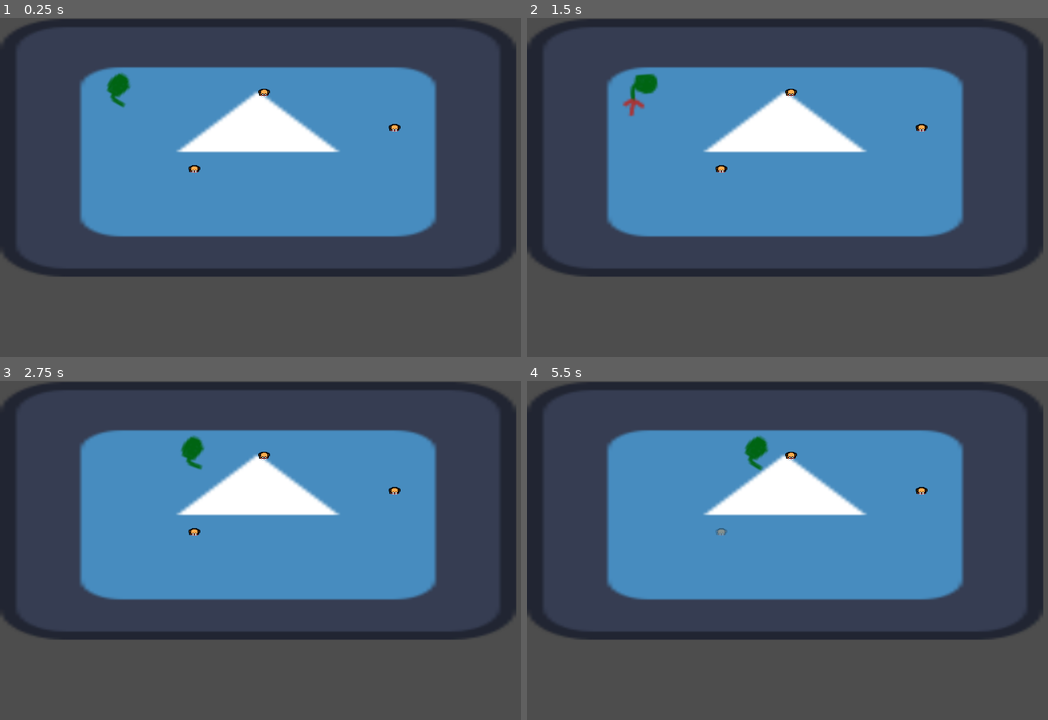
Above: before the commit, frames 1-4 (two rows, left to right).
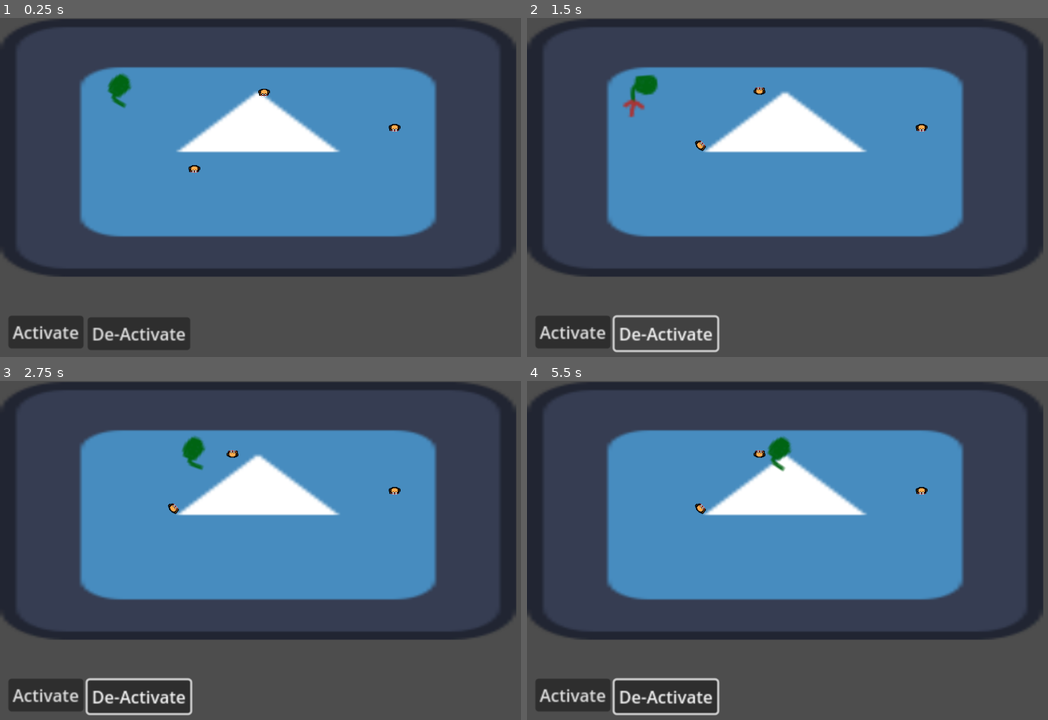
Above: after the commit, the same moments.

Repository: BobWizardLad/risk-it-for-the-biscuit
Game: Godot game, scene res://levels/rylan_debug_level.tscn
The game is run twice, just before and just after one commit, with the same random seed, the same clock (stepped at 60 frames per second) and the same inputs. The project has no main scene, so this scene is started directly. The engine's default icon, where the game draws it, is replaced by a stand-in: a white triangle on a blue panel in a dark square.
Inputs (mouse positions are in pixels of both pictures, inside the frame that each line leads up to):
- Up to frame 1 (0.25 s): no input
- Up to frame 2 (1.5 s): click (573, 333) at 0.5 s, where only the run after the commit has a clickable "Activate"; click (667, 333) at 1.25 s, where only the run after the commit has a clickable "De-Activate"
- Up to frame 3 (2.75 s): tap Enter at 2 s; move the mouse to (437, 533) at 2.02 s; press the mouse at (437, 533) at 2.03 s; hold Right (ui_right) from 2.03 s (still down)
- Up to frame 4 (5.5 s): move the mouse to (709, 567) at 2.77 s; release Right (ui_right) at 2.78 s; release the mouse at (709, 567) at 2.78 s; hold Down (ui_down) 2.78-3.53 s; click (709, 567) at 2.85 s; move the mouse to (891, 475) at 3.52 s; press the mouse at (891, 475) at 3.53 s; hold Right (ui_right) 3.53-4.28 s; move the mouse to (803, 621) at 4.27 s; release the mouse at (803, 621) at 4.28 s; hold Up (ui_up) 4.28-5.03 s; click (803, 621) at 4.35 s; move the mouse to (1011, 604) at 5.02 s; press the mouse at (1011, 604) at 5.03 s; hold Left (ui_left) from 5.03 s (still down)

The runs differ from the first frame. In frame 1, 3.0% of the frame differs, in the area x 1-37%, y 16-98%; in frame 2, 2.3%; in frame 3, 3.5%; in frame 4, 3.9%, in the area x 1-52%, y 16-99%.

Commit message:
Enemies wait to be activated
When enemies get active they can kill you and when you die they get de-activated

Diff:
--- a/bake-hard/levels/rylan_debug_level.tscn
+++ b/bake-hard/levels/rylan_debug_level.tscn
@@ -1,10 +1,12 @@
-[gd_scene load_steps=4 format=3 uid="uid://dpnsb7bde5tb4"]
+[gd_scene load_steps=5 format=3 uid="uid://dpnsb7bde5tb4"]
 
 [ext_resource type="Texture2D" uid="uid://cbuos31cbkaml" path="res://icon.svg" id="1_4jvqc"]
 [ext_resource type="PackedScene" uid="uid://bh0jp6fnt0a3j" path="res://scenes/player.tscn" id="1_cnk1d"]
+[ext_resource type="Script" uid="uid://c6k1i4k44yme3" path="res://scripts/level_control.gd" id="1_ref54"]
 [ext_resource type="PackedScene" uid="uid://dncudyxv0p3em" path="res://scenes/enemy.tscn" id="3_6elvi"]
 
 [node name="RylanDebugLevel" type="Node2D"]
+script = ExtResource("1_ref54")
 
 [node name="Sprite2D" type="Sprite2D" parent="."]
 position = Vector2(488.5, 246)
@@ -22,3 +24,32 @@
 
 [node name="Enemy3" parent="." instance=ExtResource("3_6elvi")]
 position = Vector2(368, 286)
+
+[node name="YouDied" type="RichTextLabel" parent="."]
+visible = false
+offset_left = 206.0
+offset_top = 174.0
+offset_right = 281.0
+offset_bottom = 199.0
+scale = Vector2(10, 10)
+text = "You Died"
+
+[node name="Activate" type="Button" parent="."]
+offset_left = 16.0
+offset_top = 564.0
+offset_right = 87.0
+offset_bottom = 595.0
+scale = Vector2(2, 2)
+text = "Activate"
+
+[node name="De-Activate" type="Button" parent="."]
+offset_left = 166.0
+offset_top = 567.0
+offset_right = 263.0
+offset_bottom = 598.0
+scale = Vector2(2, 2)
+text = "De-Activate"
+
+[connection signal="player_died" from="Player" to="." method="_on_player_player_died"]
+[connection signal="pressed" from="Activate" to="." method="_on_activate_pressed"]
+[connection signal="pressed" from="De-Activate" to="." method="_on_de_activate_pressed"]
--- a/bake-hard/scenes/enemy.gd
+++ b/bake-hard/scenes/enemy.gd
@@ -3,18 +3,55 @@
 
 @onready var sprite = $Sprites
 @onready var animationplayer = $AnimationPlayer
+@onready var vision = $Vision
 
 var is_dead = false
 
+@export var speed := 80
+
 func _ready() -> void:
-    pass
+	set_process(false)
+	# Subscribe to parent's signal
+	if get_parent().has_signal("activate_enemies"):
+		get_parent().connect("activate_enemies", _activate)
+
+	if get_parent().has_signal("de_activate_enemies"):
+		get_parent().connect("de_activate_enemies", _deactivate)
 
 func take_attack():
-    if !is_dead:
-        print_debug("Enemy took an attack")
+	if !is_dead and is_processing():
+		print_debug("Enemy took an attack")
 
-        # When hit by an attack, enemy will fall to a deactivated state
-        animationplayer.play("damage")
-        animationplayer.queue("death")
-        is_dead = true
-        set_process(false)
+		# When hit by an attack, enemy will fall to a deactivated state
+		animationplayer.play("damage")
+		animationplayer.queue("death")
+		is_dead = true
+		set_process(false)
+
+func _process(delta: float) -> void:
+	if is_dead:
+		return
+
+	# Check if the player is in the enemy's vision
+	var overlapping_bodies = vision.get_overlapping_bodies()
+	for body in overlapping_bodies:
+		if body is Player:
+			# Face the player
+			look_at(body.global_position)
+			# Walk towards the player
+			var direction = (body.global_position - global_position).normalized()
+			velocity = direction * speed
+			move_and_slide()
+
+			var collision = get_last_slide_collision()
+			if collision and collision.get_collider() is Player:
+				collision.get_collider().take_attack()
+			pass
+
+func _activate() -> void:
+	print("Activating enemy")
+	set_process(true)
+
+func _deactivate() -> void:
+	print("Deactivating enemy")
+	set_process(false)
--- a/bake-hard/scenes/enemy.tscn
+++ b/bake-hard/scenes/enemy.tscn
@@ -1,11 +1,11 @@
-[gd_scene load_steps=9 format=3 uid="uid://dncudyxv0p3em"]
+[gd_scene load_steps=10 format=3 uid="uid://dncudyxv0p3em"]
 
 [ext_resource type="Script" uid="uid://bg7c74o1osn77" path="res://scenes/enemy.gd" id="1_4ra3w"]
 [ext_resource type="Texture2D" uid="uid://36dbrrcedbuo" path="res://assets/3.png" id="1_md0e3"]
 [ext_resource type="Texture2D" uid="uid://douy86kmrvrmg" path="res://assets/12.png" id="2_4ra3w"]
 
-[sub_resource type="CapsuleShape2D" id="CapsuleShape2D_5uy6h"]
-height = 24.0
+[sub_resource type="CircleShape2D" id="CircleShape2D_5uy6h"]
+radius = 13.0
 
 [sub_resource type="Animation" id="Animation_5uy6h"]
 length = 0.001
@@ -63,14 +63,19 @@
 &"death": SubResource("Animation_c4w8v")
 }
 
+[sub_resource type="CircleShape2D" id="CircleShape2D_4ra3w"]
+radius = 293.171
+
 [node name="Enemy" type="CharacterBody2D"]
 editor_description = "This character collides in layer 01! With walls."
 collision_layer = 3
+collision_mask = 3
 script = ExtResource("1_4ra3w")
 
 [node name="WallCollider" type="CollisionShape2D" parent="."]
 rotation = 1.5708
-shape = SubResource("CapsuleShape2D_5uy6h")
+shape = SubResource("CircleShape2D_5uy6h")
+one_way_collision_margin = 3.0
 
 [node name="Sprites" type="Node2D" parent="."]
 
@@ -84,3 +89,8 @@
 libraries = {
 &"": SubResource("AnimationLibrary_c4w8v")
 }
+
+[node name="Vision" type="Area2D" parent="."]
+
+[node name="CollisionShape2D" type="CollisionShape2D" parent="Vision"]
+shape = SubResource("CircleShape2D_4ra3w")
--- a/bake-hard/scenes/player.tscn
+++ b/bake-hard/scenes/player.tscn
@@ -3,8 +3,8 @@
 [ext_resource type="Script" uid="uid://c8fqyo2sh1ref" path="res://scripts/player.gd" id="1_g2els"]
 [ext_resource type="Texture2D" uid="uid://bdhiamyjeupsp" path="res://assets/GuySprite.png" id="2_qhqgy"]
 
-[sub_resource type="RectangleShape2D" id="RectangleShape2D_dqkch"]
-size = Vector2(53, 54)
+[sub_resource type="CircleShape2D" id="CircleShape2D_g2els"]
+radius = 27.074
 
 [sub_resource type="Animation" id="Animation_qhqgy"]
 length = 0.001
@@ -146,10 +146,12 @@
 }
 
 [node name="Player" type="CharacterBody2D"]
+collision_layer = 3
+collision_mask = 3
 script = ExtResource("1_g2els")
 
 [node name="Sprite2D" type="Sprite2D" parent="."]
-position = Vector2(24, 2)
+position = Vector2(26, 2)
 rotation = 1.5708
 scale = Vector2(4, 4)
 texture = ExtResource("2_qhqgy")
@@ -157,8 +159,9 @@
 vframes = 4
 
 [node name="CollisionShape2D" type="CollisionShape2D" parent="."]
-position = Vector2(2.5, 5)
-shape = SubResource("RectangleShape2D_dqkch")
+position = Vector2(0, 4.76837e-07)
+shape = SubResource("CircleShape2D_g2els")
+one_way_collision_margin = 3.0
 
 [node name="AnimationPlayer" type="AnimationPlayer" parent="."]
 libraries = {
--- /dev/null
+++ b/bake-hard/scripts/level_control.gd
@@ -0,0 +1,21 @@
+extends Node
+
+signal activate_enemies
+signal de_activate_enemies
+
+@onready var death_text = $YouDied
+
+func _on_activate_pressed() -> void:
+
+	activate_enemies.emit()
+	pass # Replace with function body.
+
+
+func _on_de_activate_pressed() -> void:
+	de_activate_enemies.emit()
+	pass # Replace with function body.
+
+
+func _on_player_player_died() -> void:
+	de_activate_enemies.emit()
+	death_text.visible = true
--- a/bake-hard/scripts/player.gd
+++ b/bake-hard/scripts/player.gd
@@ -5,12 +5,25 @@
 
 @export var speed := 200
 
+var is_dead = false
+
+signal player_died
+
 func _ready():
     animation_player.play("idle")
     # rotation = -PI / 2 # Face up initially
     pass
 
+func take_attack():
+    if !is_dead:
+        print_debug("Player took an attack")
+        set_process(false)
+        set_process_input(false)
+        is_dead = true
+        player_died.emit()
+
 func _input(event):
+    if !is_dead:
         velocity = Vector2.ZERO
         if Input.is_action_pressed("ui_right"):
             velocity.x += 1
@@ -34,7 +47,6 @@
             if result:
                 # You can access result.position, result.collider, etc.
                 if result.collider is Enemy:
-                    print("Hit an Enemy!")
                     result.collider.take_attack()
                 else:
                     print("Hit: ", result.collider)
@@ -45,7 +57,8 @@
 func _process(delta):
     if velocity.length() > 0:
         velocity = velocity.normalized() * speed
-        position += velocity * delta
+        move_and_slide()
+
     # Make the player face the mouse position at all times
     var mouse_pos = get_global_mouse_position()
     rotation = (mouse_pos - global_position).angle()
Not shown, added: bake-hard/scripts/level_control.gd.uid
